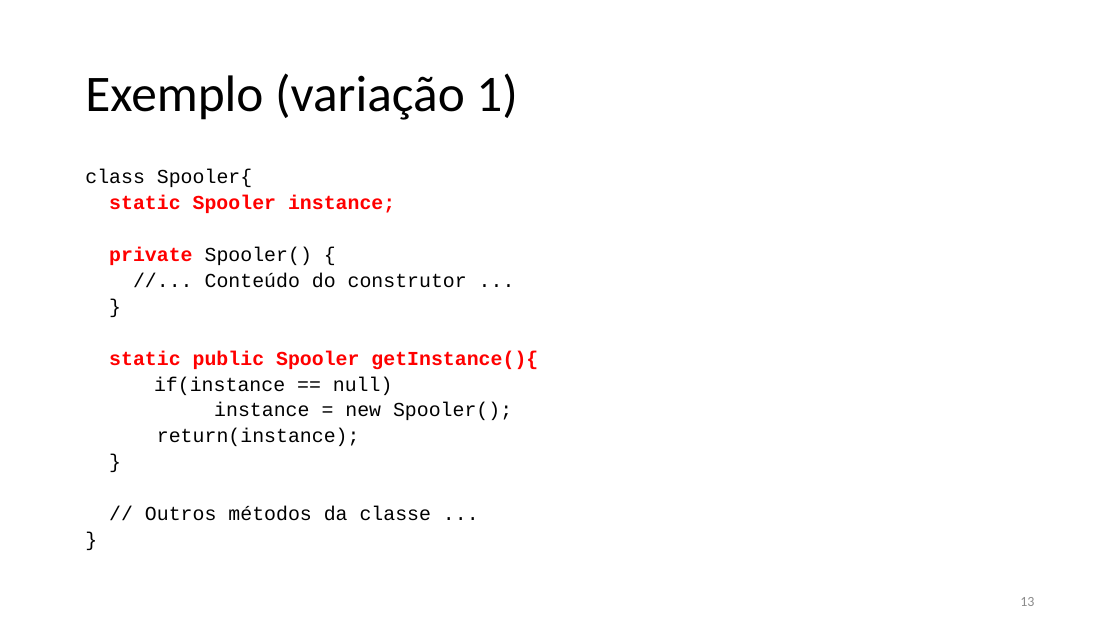
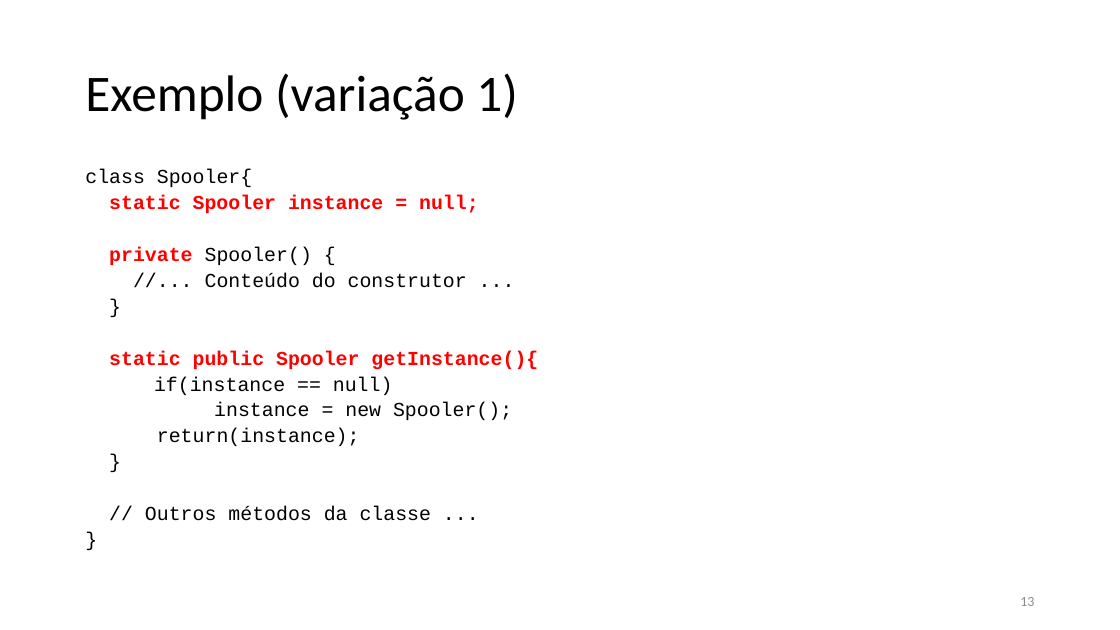
Before and after one commit to gabrielpaiz/Material-de-Aula, a slide deck: slide 13 of Topico1_ArquiteturaDeSoftware/TP_U01_P2_IntroducaoPadroesProjeto.pptx. Drawn at 1120x630 pixels with LibreOffice and Linux fonts; fonts in the diff are those of the drawing. Boxes give left, top, right and bottom in pixels: in the first picture for what was removed or moved away, otherwise in the second. Text is boxed around its words. In the diff, an @@ line names an element or a change of style, - is before the commit and + after.

```diff
--- a/Topico1_ArquiteturaDeSoftware/TP_U01_P2_IntroducaoPadroesProjeto.pptx
+++ b/Topico1_ArquiteturaDeSoftware/TP_U01_P2_IntroducaoPadroesProjeto.pptx
@@ text at (x1=109, y1=195, x2=479, y2=213): text changed @@
-static Spooler instance;
+static Spooler instance = null;
```
Also in this commit, not shown: 11 other files.
